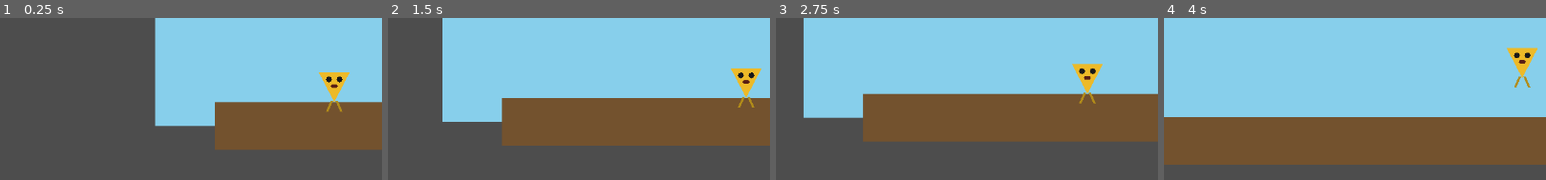
Above: before the commit, frames 1-4 (left to right).
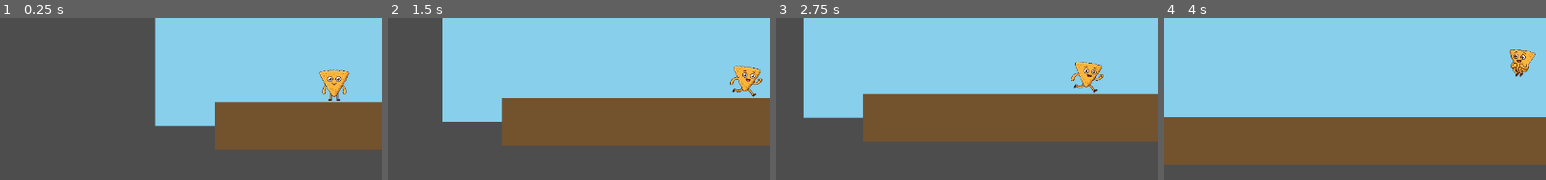
Above: after the commit, the same moments.

Repository: polkfarody/cornchipday
Game: Godot game, scene res://scenes/Main.tscn
The game is run twice, just before and just after one commit, with the same random seed, the same clock (stepped at 60 frames per second) and the same inputs.
Inputs:
- Up to frame 1 (0.25 s): no input
- Up to frame 2 (1.5 s): tap Enter (ui_accept) at 0.5, 0.77 s; hold Right (ui_right) from 0.53 s (still down)
- Up to frame 3 (2.75 s): tap Enter (ui_accept) at 1.52 s; release Right (ui_right) at 2.03 s; hold Left (ui_left) from 2.03 s (still down)
- Up to frame 4 (4 s): release Left (ui_left) at 2.78 s; hold Right (ui_right) from 2.78 s (still down); tap Enter (ui_accept) at 3.02, 3.77 s
The pictures show only the part of the screen within x 6-56%, y 49-99%; the shares and areas given below are measured in that part.

The runs differ from the first frame. In frame 1, 0.8% of the frame differs, in the area x 83-92%, y 31-58%; in frame 2, 0.9%; in frame 3, 0.9%, in the area x 77-86%, y 27-53%; in frame 4, 0.9%.

Commit message:
Wire Cornchip's real animated sprite into the Player scene

Diff:
--- a/scenes/Player.tscn
+++ b/scenes/Player.tscn
@@ -1,9 +1,60 @@
-[gd_scene load_steps=3 format=3]
+[gd_scene load_steps=11 format=3]
 
 [ext_resource type="Script" path="res://scripts/player.gd" id="1_player"]
+[ext_resource type="Texture2D" path="res://Assets/generated/cornchip_frame1.png" id="tex_idle1"]
+[ext_resource type="Texture2D" path="res://Assets/generated/cornchip_frame2.png" id="tex_idle2"]
+[ext_resource type="Texture2D" path="res://Assets/generated/cornchip_frame3.png" id="tex_run1"]
+[ext_resource type="Texture2D" path="res://Assets/generated/cornchip_frame4.png" id="tex_run2"]
+[ext_resource type="Texture2D" path="res://Assets/generated/cornchip_frame5.png" id="tex_jump1"]
+[ext_resource type="Texture2D" path="res://Assets/generated/cornchip_frame6.png" id="tex_jump2"]
+[ext_resource type="Texture2D" path="res://Assets/generated/cornchip_frame7.png" id="tex_hit"]
 
 [sub_resource type="RectangleShape2D" id="RectangleShape2D_body"]
 size = Vector2(40, 50)
+
+[sub_resource type="SpriteFrames" id="SpriteFrames_cornchip"]
+animations = [{
+"frames": [{
+"duration": 1.0,
+"texture": ExtResource("tex_idle1")
+}, {
+"duration": 1.0,
+"texture": ExtResource("tex_idle2")
+}],
+"loop": true,
+"name": &"idle",
+"speed": 3.0
+}, {
+"frames": [{
+"duration": 1.0,
+"texture": ExtResource("tex_run1")
+}, {
+"duration": 1.0,
+"texture": ExtResource("tex_run2")
+}],
+"loop": true,
+"name": &"run",
+"speed": 8.0
+}, {
+"frames": [{
+"duration": 1.0,
+"texture": ExtResource("tex_jump1")
+}, {
+"duration": 1.0,
+"texture": ExtResource("tex_jump2")
+}],
+"loop": true,
+"name": &"jump",
+"speed": 6.0
+}, {
+"frames": [{
+"duration": 1.0,
+"texture": ExtResource("tex_hit")
+}],
+"loop": false,
+"name": &"hit",
+"speed": 5.0
+}]
 
 [node name="Player" type="CharacterBody2D" groups=["player"]]
 script = ExtResource("1_player")
@@ -12,32 +63,12 @@
 position = Vector2(0, 5)
 shape = SubResource("RectangleShape2D_body")
 
-[node name="Body" type="Polygon2D" parent="."]
-color = Color(0.93, 0.73, 0.16, 1)
-polygon = PackedVector2Array(-26, -20, 26, -20, 0, 30)
-
-[node name="EyeLeft" type="Polygon2D" parent="Body"]
-position = Vector2(-9, -8)
-color = Color(0.1, 0.1, 0.1, 1)
-polygon = PackedVector2Array(5, 0, 3.5, 3.5, 0, 5, -3.5, 3.5, -5, 0, -3.5, -3.5, 0, -5, 3.5, -3.5)
-
-[node name="EyeRight" type="Polygon2D" parent="Body"]
-position = Vector2(9, -8)
-color = Color(0.1, 0.1, 0.1, 1)
-polygon = PackedVector2Array(5, 0, 3.5, 3.5, 0, 5, -3.5, 3.5, -5, 0, -3.5, -3.5, 0, -5, 3.5, -3.5)
-
-[node name="Mouth" type="Polygon2D" parent="Body"]
-position = Vector2(0, 3)
-color = Color(0.35, 0.12, 0.08, 1)
-polygon = PackedVector2Array(6, 0, 4, 3, -4, 3, -6, 0, -4, -3, 4, -3)
-
-[node name="LegLeft" type="Polygon2D" parent="Body"]
-color = Color(0.7, 0.55, 0.1, 1)
-polygon = PackedVector2Array(-6, 28, -2, 28, -10, 46, -14, 46)
-
-[node name="LegRight" type="Polygon2D" parent="Body"]
-color = Color(0.7, 0.55, 0.1, 1)
-polygon = PackedVector2Array(2, 28, 6, 28, 14, 46, 10, 46)
+[node name="Sprite" type="AnimatedSprite2D" parent="."]
+position = Vector2(0, 2)
+scale = Vector2(0.22, 0.22)
+sprite_frames = SubResource("SpriteFrames_cornchip")
+animation = &"idle"
+autoplay = "idle"
 
 [node name="Camera2D" type="Camera2D" parent="."]
 position_smoothing_enabled = true
--- a/scripts/player.gd
+++ b/scripts/player.gd
@@ -3,8 +3,9 @@
 const SPEED := 220.0
 const JUMP_VELOCITY := -420.0
 const GRAVITY := 1200.0
+const SPRITE_SCALE := Vector2(0.22, 0.22)
 
-@onready var body: Polygon2D = $Body
+@onready var sprite: AnimatedSprite2D = $Sprite
 
 var spawn_position: Vector2
 var is_stunned := false
@@ -30,6 +31,16 @@
 		velocity.y = JUMP_VELOCITY
 
 	move_and_slide()
+	_update_animation()
+
+func _update_animation() -> void:
+	var target := "idle"
+	if not is_on_floor():
+		target = "jump"
+	elif absf(velocity.x) > 1.0:
+		target = "run"
+	if sprite.animation != target:
+		sprite.play(target)
 
 # Called by Obstacle on contact. No lives, no game over -- just a comedic
 # stumble and a respawn at the last place the player stood, per the
@@ -39,14 +50,15 @@
 		return
 	is_stunned = true
 	velocity = Vector2.ZERO
+	sprite.play("hit")
 	var tween := create_tween()
-	tween.tween_property(body, "scale", Vector2(1.3, 0.5), 0.15)
-	tween.parallel().tween_property(body, "modulate", Color(0.6, 0.85, 0.5), 0.15)
+	tween.tween_property(sprite, "scale", SPRITE_SCALE * Vector2(1.3, 0.5), 0.15)
+	tween.parallel().tween_property(sprite, "modulate", Color(0.6, 0.85, 0.5), 0.15)
 	tween.tween_interval(0.35)
 	tween.tween_callback(_respawn)
 
 func _respawn() -> void:
 	global_position = spawn_position
-	body.scale = Vector2.ONE
-	body.modulate = Color.WHITE
+	sprite.scale = SPRITE_SCALE
+	sprite.modulate = Color.WHITE
 	is_stunned = false
Not shown, added: Assets/generated/avocado_boss_frame1.png.import
Not shown, added: Assets/generated/avocado_boss_frame2.png.import
Not shown, added: Assets/generated/avocado_boss_frame3.png.import
Not shown, added: Assets/generated/avocado_boss_frame4.png.import
Not shown, added: Assets/generated/avocado_boss_frame5.png.import
Not shown, added: Assets/generated/avocado_boss_frame6.png.import
Not shown, added: Assets/generated/avocado_boss_frame7.png.import
Not shown, added: Assets/generated/avocado_boss_frame8.png.import
Not shown, added: Assets/generated/avocado_boss_guac_puddle.png.import
Not shown, added: Assets/generated/cheese_enemy_frame1.png.import
Not shown, added: Assets/generated/cheese_enemy_frame2.png.import
Not shown, added: Assets/generated/cheese_enemy_frame3.png.import
(and 37 more such lines)
